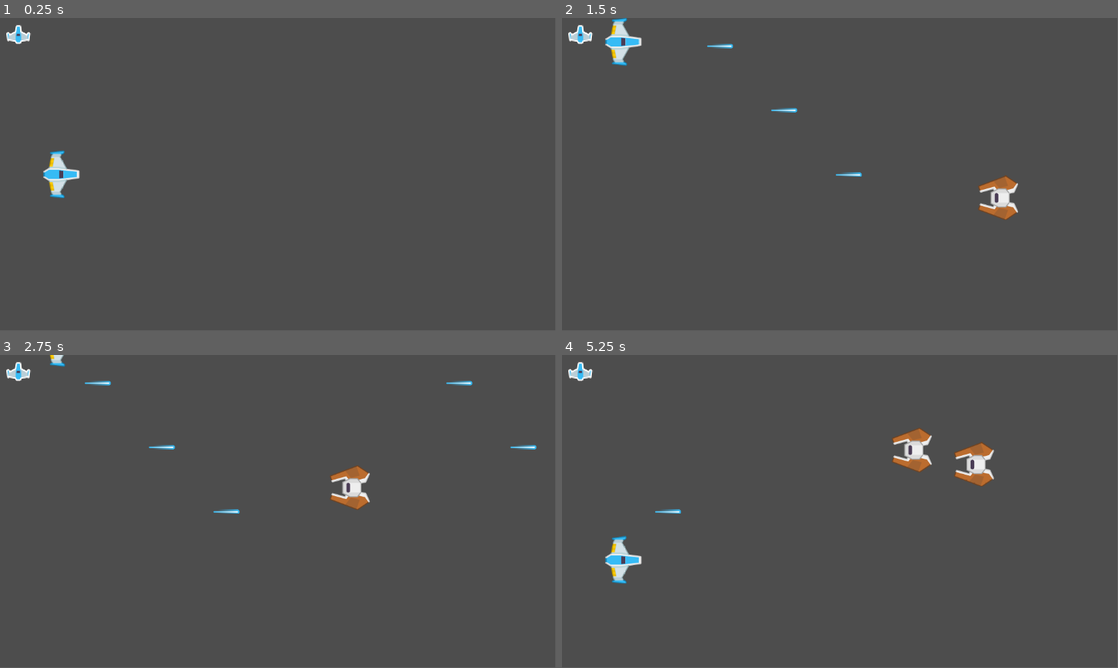
Above: before the commit, frames 1-4 (two rows, left to right).
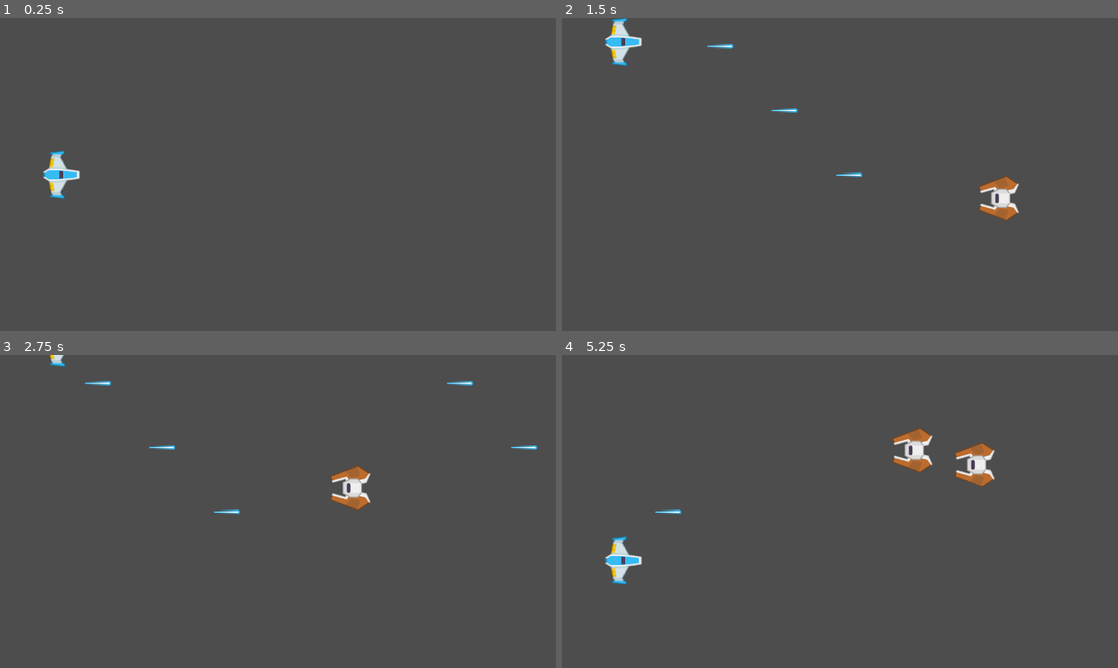
Above: after the commit, the same moments.

Repository: devlup-fsu/your-first-game-fall-2023
Game: Godot game, scene res://main.tscn
Same seed, same stepped clock (60 frames per second), same inputs: the game is played once before the commit and once after it.
Inputs:
- Up to frame 1 (0.25 s): no input
- Up to frame 2 (1.5 s): tap Enter at 0.5 s; hold Up (player_up) 0.53-1.28 s; hold Space (player_shoot) 0.53-1.28 s; hold Down (player_down) from 1.28 s (still down); tap Space (player_shoot) at 1.35 s
- Up to frame 3 (2.75 s): release Down (player_down) at 2.03 s; hold Up (player_up) from 2.03 s (still down); hold Space (player_shoot) from 2.03 s (still down)
- Up to frame 4 (5.25 s): release Space (player_shoot) at 2.78 s; tap Space (player_shoot) at 2.85, 4.35 s; release Up (player_up) at 3.53 s; hold Space (player_shoot) 3.53-4.28 s; hold Down (player_down) from 3.53 s (still down); hold Space (player_shoot) from 5.03 s (still down)
The window is 799x449 before the commit and 800x450 after it. Grey fills any space a smaller window leaves; there, only what the larger window draws over its background counts as a difference.

The runs differ from the first frame. In frame 1, 0.3% of the frame differs, in the area x 1-15%, y 2-58%; in frame 2, 0.4%; in frame 3, 0.4%; in frame 4, 0.6%, in the area x 1-78%, y 2-74%.

Commit message:
Health bar and player damage

Diff:
--- a/globals.gd
+++ b/globals.gd
@@ -2,6 +2,9 @@
 
 const MAX_HEIGHT = 80
 const MIN_HEIGHT = 648 - 80
+
+const MAX_HEALTH = 5
+var health = MAX_HEALTH
 
 func spawn_laser(scene, global_pos, global_rot):
     var laser = scene.instantiate()
--- a/main.tscn
+++ b/main.tscn
@@ -1,8 +1,9 @@
-[gd_scene load_steps=4 format=3 uid="uid://bsfejht3nypqx"]
+[gd_scene load_steps=5 format=3 uid="uid://bsfejht3nypqx"]
 
 [ext_resource type="PackedScene" uid="uid://cagjplpcr3e4n" path="res://player/player.tscn" id="1_2ycmw"]
 [ext_resource type="Script" path="res://enemy/enemy_spawner.gd" id="3_0s0ei"]
 [ext_resource type="Texture2D" uid="uid://210vceggvy2n" path="res://ui/player_life.png" id="3_d0kje"]
+[ext_resource type="Script" path="res://ui/health_bar.gd" id="4_y5nm0"]
 
 [node name="main" type="Node2D"]
 
@@ -14,16 +15,19 @@
 script = ExtResource("3_0s0ei")
 
 [node name="Control" type="Control" parent="."]
+visible = false
 layout_mode = 3
 anchors_preset = 0
 offset_right = 40.0
 offset_bottom = 40.0
 
-[node name="HealthBar" type="TextureRect" parent="Control"]
+[node name="TextureRect" type="TextureRect" parent="Control"]
 layout_mode = 0
-offset_left = 10.0
-offset_top = 15.0
-offset_right = 66.9231
-offset_bottom = 55.0
+offset_left = 12.0
+offset_top = 12.0
+offset_right = 49.0
+offset_bottom = 38.0
 texture = ExtResource("3_d0kje")
-expand_mode = 3
+expand_mode = 1
+stretch_mode = 1
+script = ExtResource("4_y5nm0")
--- a/player/player.gd
+++ b/player/player.gd
@@ -19,3 +19,9 @@
         velocity.y = 0
 
     move_and_slide()
+
+func damage():
+    Globals.health = Globals.health - 1
+
+    if Globals.health == 0:
+        queue_free()
--- a/project.godot
+++ b/project.godot
@@ -18,6 +18,10 @@
 [autoload]
 
 Globals="*res://globals.gd"
+
+[display]
+
+window/stretch/mode="viewport"
 
 [input]
 
--- /dev/null
+++ b/ui/health_bar.gd
@@ -0,0 +1,4 @@
+extends TextureRect
+
+func _process(delta):
+    size.x = 37 * Globals.health
